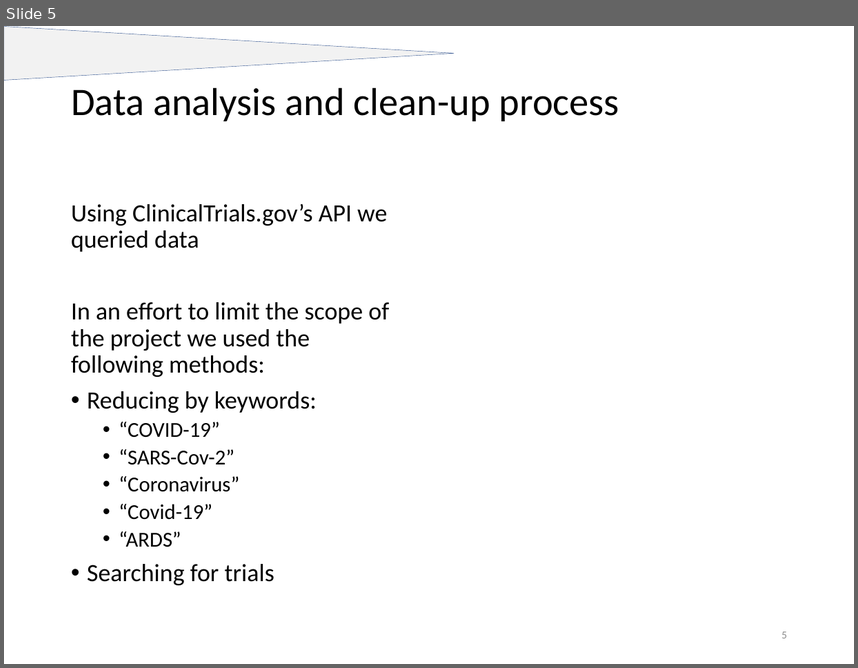
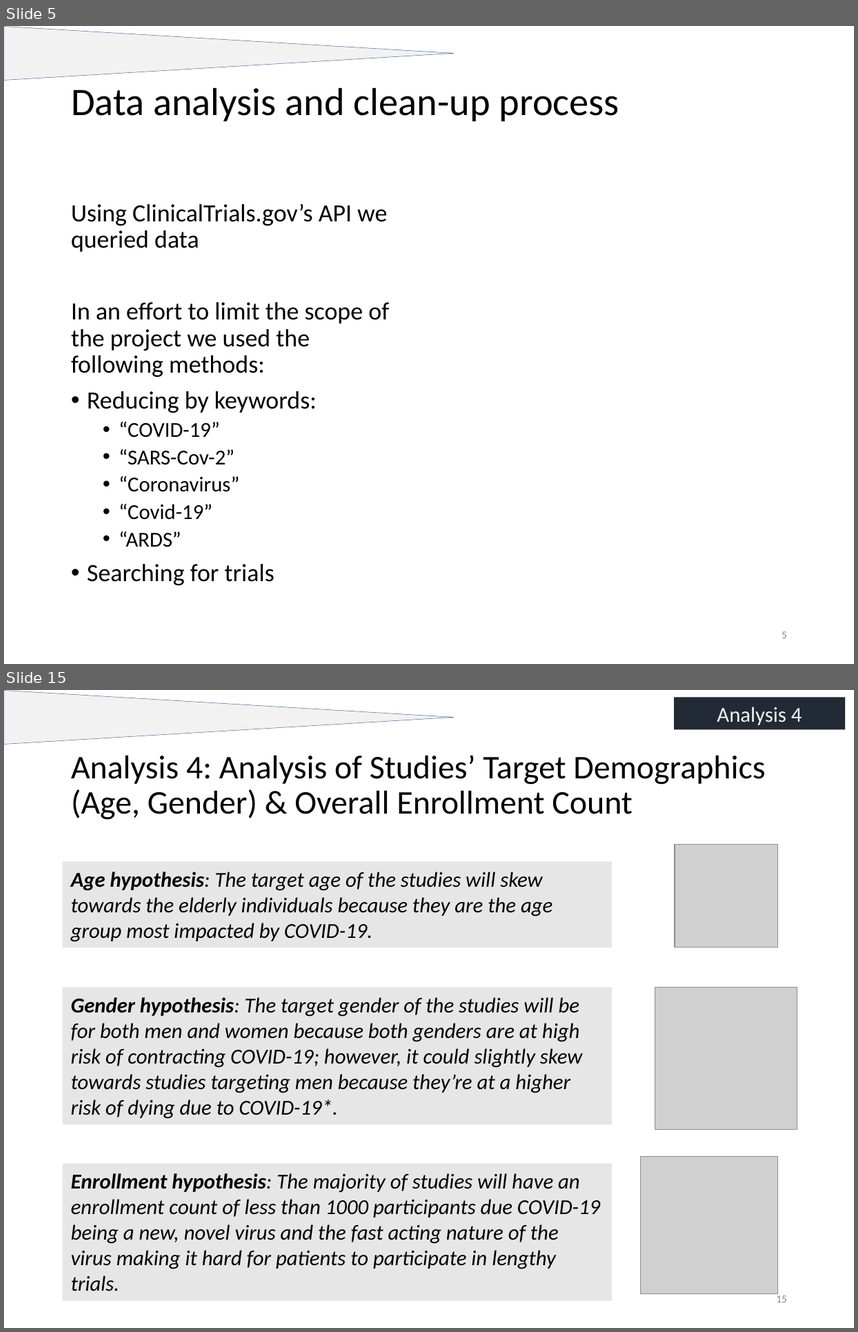
Before and after one commit to nick-nasse/pyd-pyper, a slide deck: 200729 Clinical Trials Analysis_v2.pptx. Shown one above the other, each under a label of ours: slide 5 before the commit, slides 5 and 15 after it; the slides between them are not shown. The pictures are 858x668 and 858x1332 pixels, drawn with LibreOffice and Linux fonts; fonts in the diff are those of the drawing; grey boxes stand for pictures. Boxes give left, top, right and bottom in pixels: in the first picture for what was removed or moved away, otherwise in the second. Text is boxed around its words. In the diff, an @@ line names an element or a change of style, - is before the commit and + after.

```diff
--- a/200729 Clinical Trials Analysis_v2.pptx
+++ b/200729 Clinical Trials Analysis_v2.pptx
@@ slide 15 added at (4,690,854,1328), background #FFFFFF; not listed: 1 template element that a slide beside it also shows @@
@@ rectangle added at (674,697,844,729), fill #222A35, 18 pt, text #F2F2F2 @@
+Analysis 4
@@ title added at (71,755,765,820), 28 pt, text #000000 @@
+Analysis 4: Analysis of Studies’ Target Demographics (Age, Gender) & Overall Enrollment Count
@@ picture added at (675,844,777,947) @@
@@ rectangle added at (63,862,612,947), fill #E7E6E6, 18 pt, text #000000, italic @@
+Age hypothesis: The target age of the studies will skew towards the elderly individuals because they are the age group most impacted by COVID-19.
@@ rectangle added at (63,987,612,1125), fill #E7E6E6, 18 pt, text #000000, italic @@
+Gender hypothesis: The target gender of the studies will be for both men and women because both genders are at high risk of contracting COVID-19; however, it could slightly skew towards studies targeting men because they’re at a higher risk of dying due to COVID-19*.
@@ picture added at (655,987,798,1130) @@
@@ rectangle added at (63,1163,612,1301), fill #E7E6E6, 18 pt, text #000000, italic @@
+Enrollment hypothesis: The majority of studies will have an enrollment count of less than 1000 participants due COVID-19 being a new, novel virus and the fast acting nature of the virus making it hard for patients to participate in lengthy trials.
@@ picture added at (641,1156,778,1294) @@
@@ page number added at (776,1292,787,1302), 9 pt, text #8C8C8C @@
+15
```
Also in this commit, not shown: 7 slides changed, 10 other slides added, 1 slide removed.
